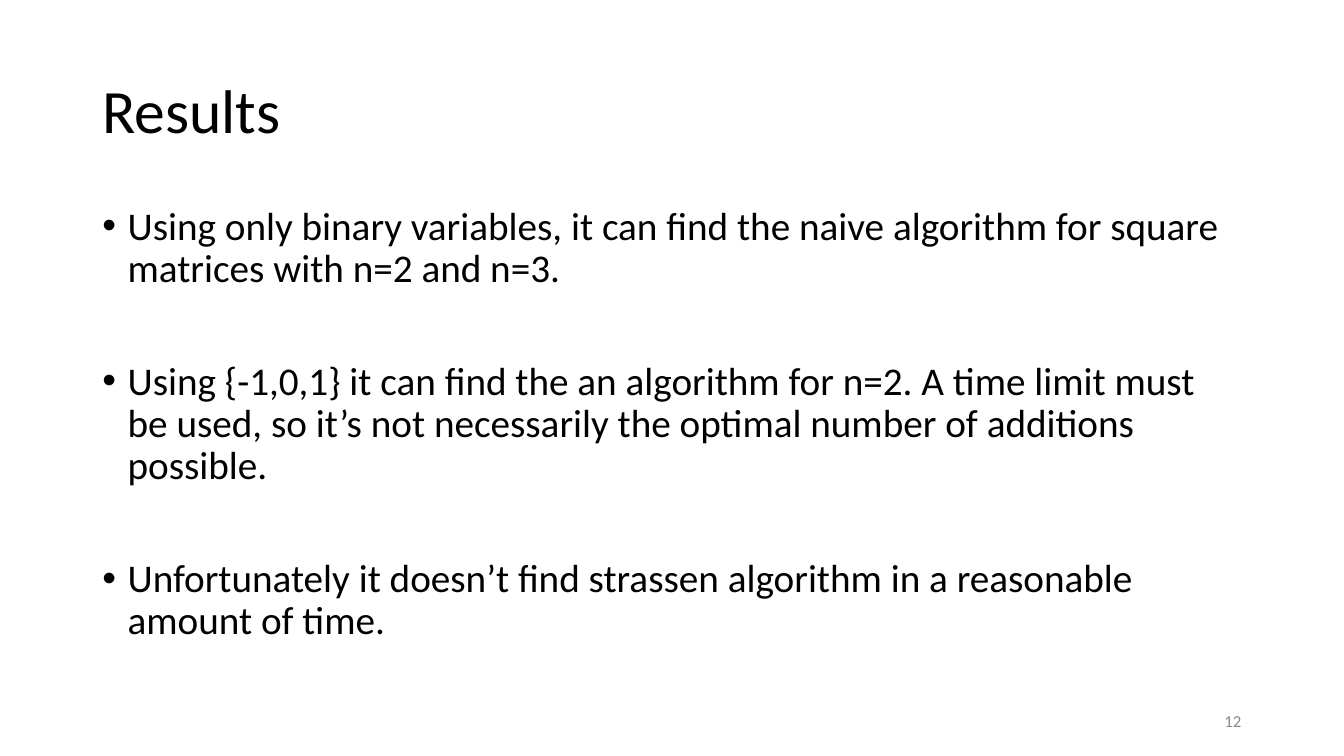
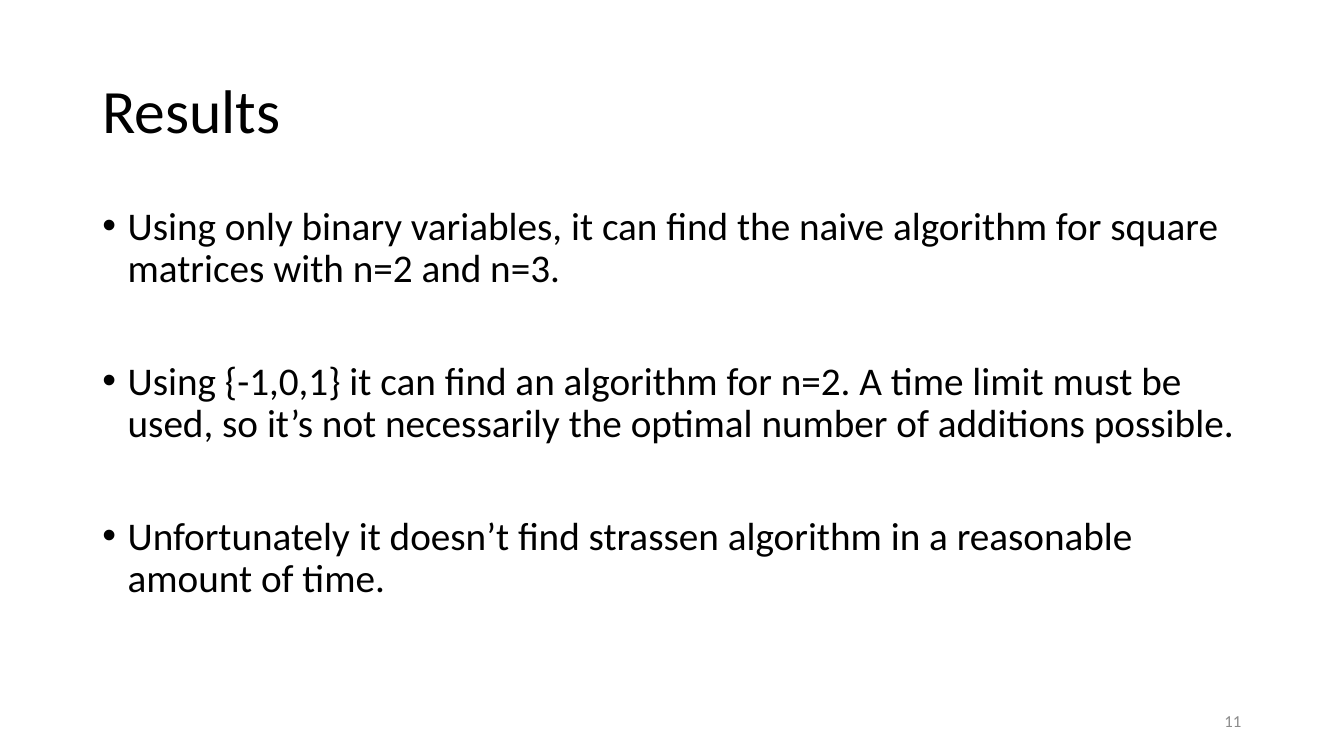
Before and after one commit to Fusion-thermo/Matrix-multiplication, a slide deck: slide 11 of Optimal Matrix Multiplication presentation.pptx (slide 12 before the commit). Drawn at 1344x756 pixels with LibreOffice and Linux fonts; fonts in the diff are those of the drawing. Boxes give left, top, right and bottom in pixels: in the first picture for what was removed or moved away, otherwise in the second. Text is boxed around its words. In the diff, an @@ line names an element or a change of style, - is before the commit and + after.

```diff
--- a/Optimal Matrix Multiplication presentation.pptx
+++ b/Optimal Matrix Multiplication presentation.pptx
@@ text at (128, 366, 1234, 444): text changed @@
-• Using {-1,0,1} it can find the an algorithm for n=2. A time limit must be used, so it’s not necessarily the optimal number of additions possible.
+• Using {-1,0,1} it can find an algorithm for n=2. A time limit must be used, so it’s not necessarily the optimal number of additions possible.
@@ page number at (1224, 716, 1241, 727): text changed @@
-12
+11
```
Also in this commit, not shown: 5 other slides changed, 1 slide removed, 3 other files.
